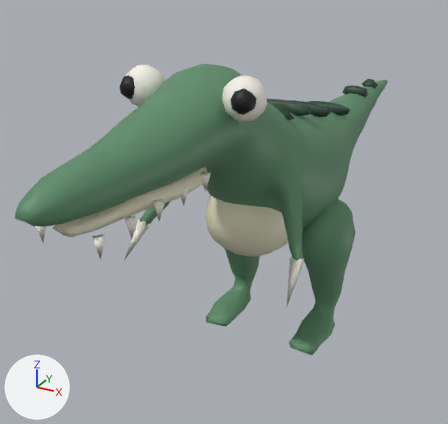
What one commit did to the FBX model Assets/Exports/Dinos/Dino_Baryonyx.fbx.
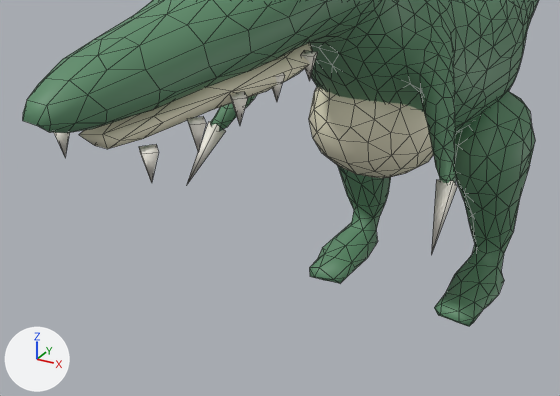
There are two pictures of each version: one whole from a 50 mm lens placed at (2.93, -6.46, 4.92), pointed at (-0.67, 0.09, 1.65), one close up on the part from 0% to 83% of the width and 33% to 95% of the height. Every picture has the same lights, and +X, +Y and +Z are marked at lower left. The first two pictures are the older version. The close-ups show mesh edges as thin lines.

Names of what the first close-up shows: 'Belly', 'Body', 'EyeWhite', 'LegL', 'LegR'.
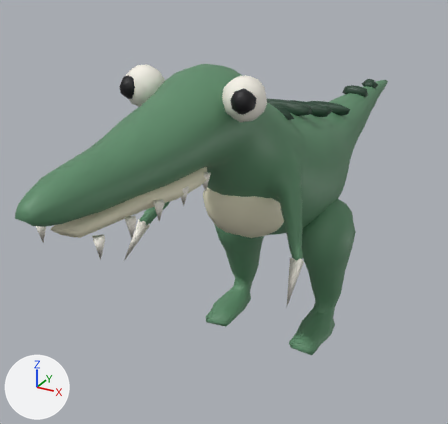
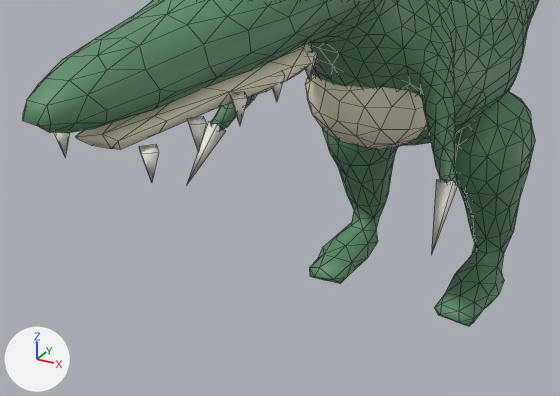
Boxes (x1, y1, x2, y2) around the edits, measured in the close-ups (560 x 396 px; the box of a moved part takes in the faces that stretch with it):
```json
{"object": "Belly", "change": "reshaped", "before": [79, 43, 433, 178], "after": [75, 43, 427, 150], "on screen": "21% shorter"}
{"part": 1, "of": "me_baryonyx_belly", "change": "rebuilt", "before": [309, 87, 433, 178], "after": [305, 74, 427, 150]}
{"part": 2, "of": "me_baryonyx_belly", "change": "moved or reshaped", "before": [79, 43, 312, 149], "after": [75, 43, 312, 150]}
```

Edits to the scene script, one JSON object a line:
```json
{"block": "me_baryonyx_belly", "where": "# used by ob_belly; location = (0.0, 0.0, 0.0)"}
{"op": "remove", "block": "me_baryonyx_belly", "code": "me_baryonyx_belly.from_pydata(...)  # 154 vertices, 284 faces; spans x -0.51..0.52, y -3.54..0.3, z 1.43..3.12"}
{"op": "add", "block": "me_baryonyx_belly", "code": "me_baryonyx_belly.from_pydata(...)  # 154 vertices, 273 faces; spans x -0.49..0.5, y -3.56..0.04, z 1.73..3.12"}
{"block": "me_baryonyx_belly", "change": "me_baryonyx_belly part 1: the loose piece of 107 vertices spanning x -0.51..0.52, y -1.1..0.3, z 1.43..2.47 is rebuilt with 101 vertices and now spans x -0.49..0.5, y -1.16..0.04, z 1.73..2.67"}
{"block": "me_baryonyx_belly", "change": "me_baryonyx_belly part 2"}
{"block": "me_baryonyx_belly", "change": "31 vertices are removed from x -0.31..0.32, y -3.54..-1.76, z 2.85..3.12"}
{"block": "me_baryonyx_belly", "change": "74 faces are deleted"}
{"block": "me_baryonyx_belly", "change": "37 vertices are added at x -0.33..0.31, y -3.56..-1.74, z 2.85..3.12"}
{"block": "me_baryonyx_belly", "change": "85 new faces join them"}
```
